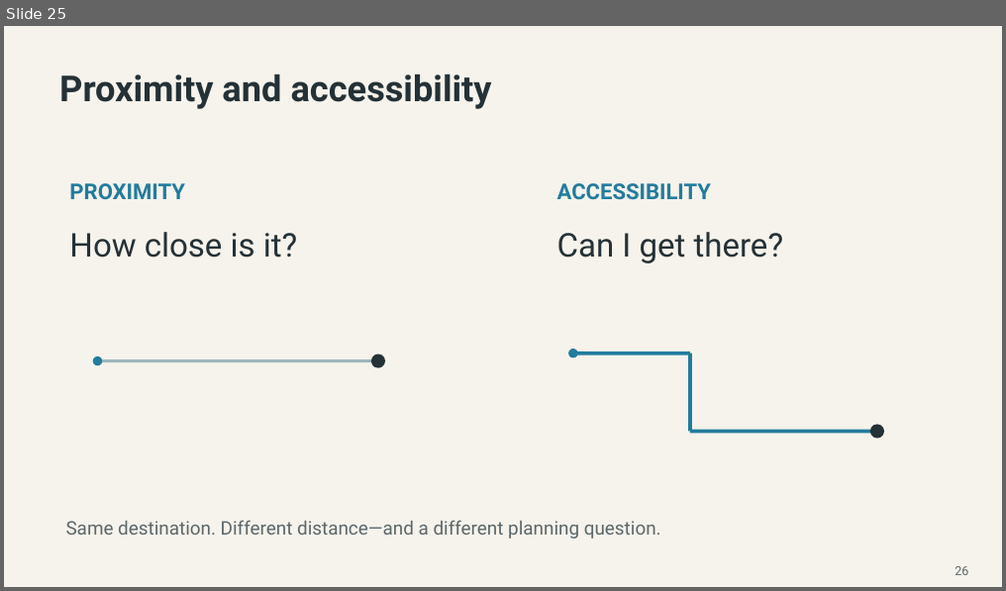
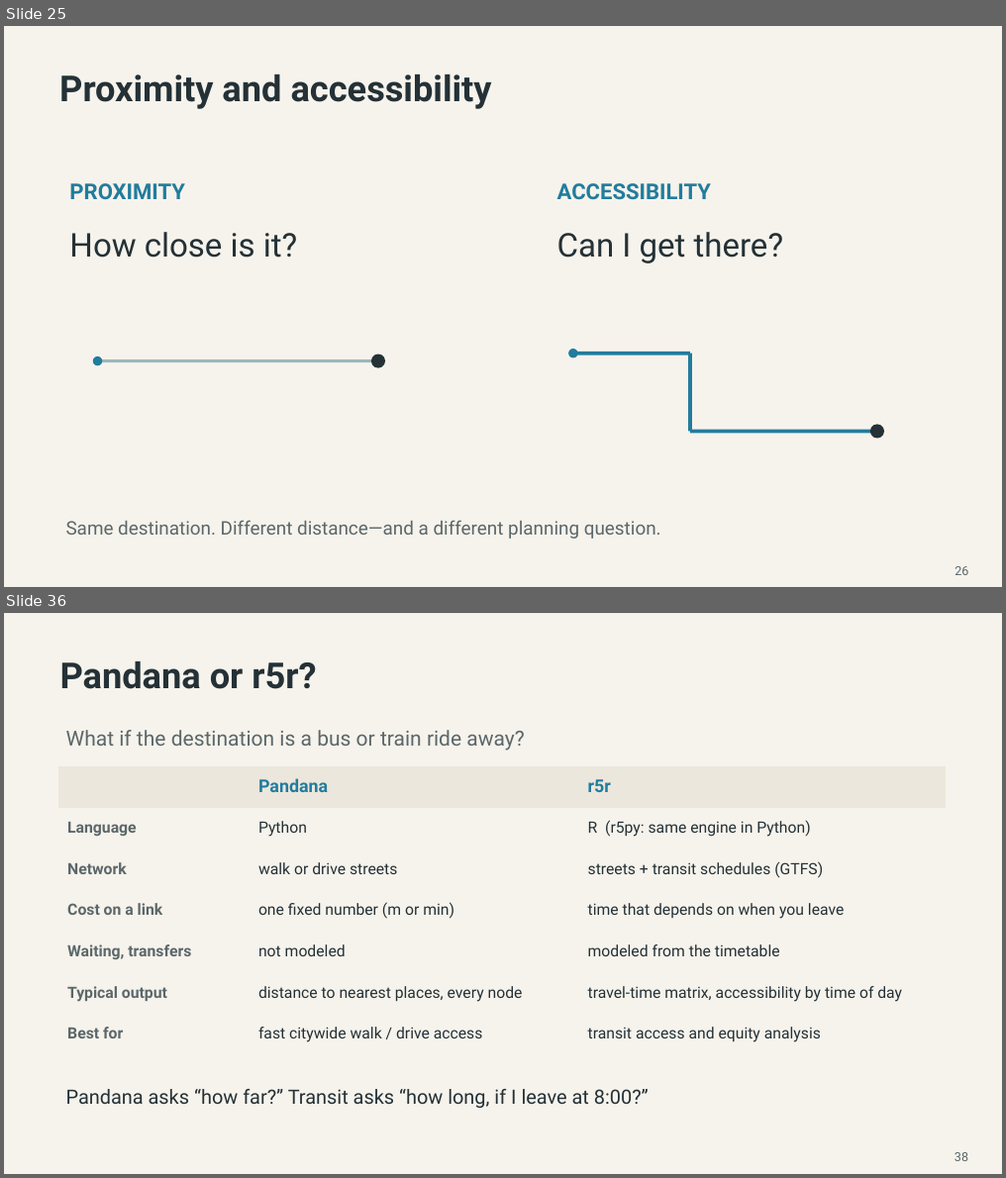
Before and after one commit to MUSA-Zhanchao/OSM-lecture, a slide deck: OSM_Pandana_Lecture-revised-final.pptx. Shown one above the other, each under a label of ours: slide 25 before the commit, slides 25 and 36 after it; the slides between them are not shown. The pictures are 1006x591 and 1006x1178 pixels, drawn with LibreOffice and Linux fonts; fonts in the diff are those of the drawing. Boxes give left, top, right and bottom in pixels: in the first picture for what was removed or moved away, otherwise in the second. Text is boxed around its words. In the diff, an @@ line names an element or a change of style, - is before the commit and + after.

```diff
--- a/OSM_Pandana_Lecture-revised-final.pptx
+++ b/OSM_Pandana_Lecture-revised-final.pptx
@@ slide 36 added at (4, 613, 1002, 1174), background #F6F3EC @@
@@ text added at (60, 662, 316, 689), 34.5 pt, text #243136, bold @@
+Pandana or r5r?
@@ text added at (66, 730, 524, 751), 20 pt, text #5B676A @@
+What if the destination is a bus or train ride away?
@@ table added at (58, 766, 945, 1055), 7 rows, 3 columns @@
+ | Pandana | r5r
+Language | Python | R (r5py: same engine in Python)
+Network | walk or drive streets | streets + transit schedules (GTFS)
+Cost on a link | one fixed number (m or min) | time that depends on when you leave
+Waiting, transfers | not modeled | modeled from the timetable
+Typical output | distance to nearest places, every node | travel-time matrix, accessibility by time of day
+Best for | fast citywide walk / drive access | transit access and equity analysis
@@ text added at (66, 1089, 648, 1108), 19 pt, text #243136 @@
+Pandana asks “how far?” Transit asks “how long, if I leave at 8:00?”
@@ text added at (954, 1153, 968, 1161), 12 pt, text #5B676A @@
+38
```
Also in this commit, not shown: 5 slides changed, 8 other slides added, 9 slides removed, 1 other file.
